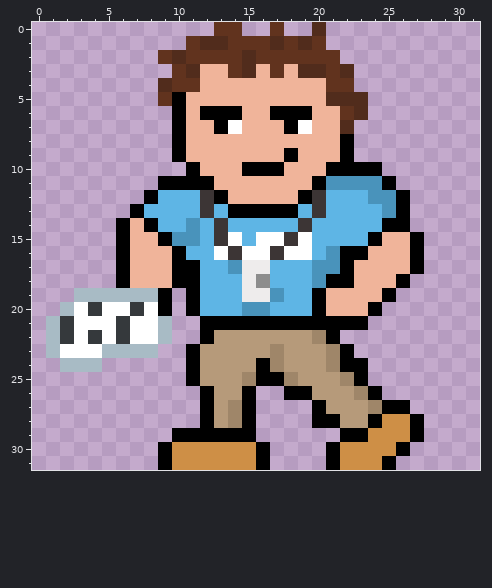
Two versions of one pixel-art sprite, src/main/resources/graphics/Unicef_left2.png. This is how it looked before the edit.
The file is 32x32 pixels.
The result:
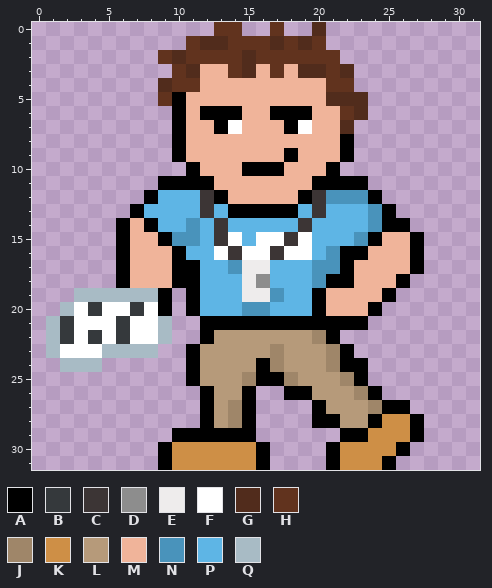
Palette (. is transparent): A #000000  B #35393c  C #3c3535  D #8d8d8d  E #eeecec  F #ffffff  G #512c1c  H #61331e  J #9f8669  K #ce8f46  L #b69a7a  M #f0b49a  N #4993bb  P #5eb5e5  Q #a8bbc5
Edits made:
@@ x 19..28 @@
  9 MMMA......
-10 MMAAAA....
-11 MANNNNA...
-12 ACPPPNNA..
-13 PCPPPPNA..
-14 CPPPPPAA..
-15 FPPPPAMMA.
+10 MMA.......
+11 MAAAA.....
+12 ACNNNA....
+13 PCPPPNA...
+14 CPPPPNAA..
+15 FPPPNAMMA.
 16 FPNAAMMMA.
Where, in picture pixels (left, top, right, bottom), the same in both pictures:
changed: (326, 162, 410, 246)
